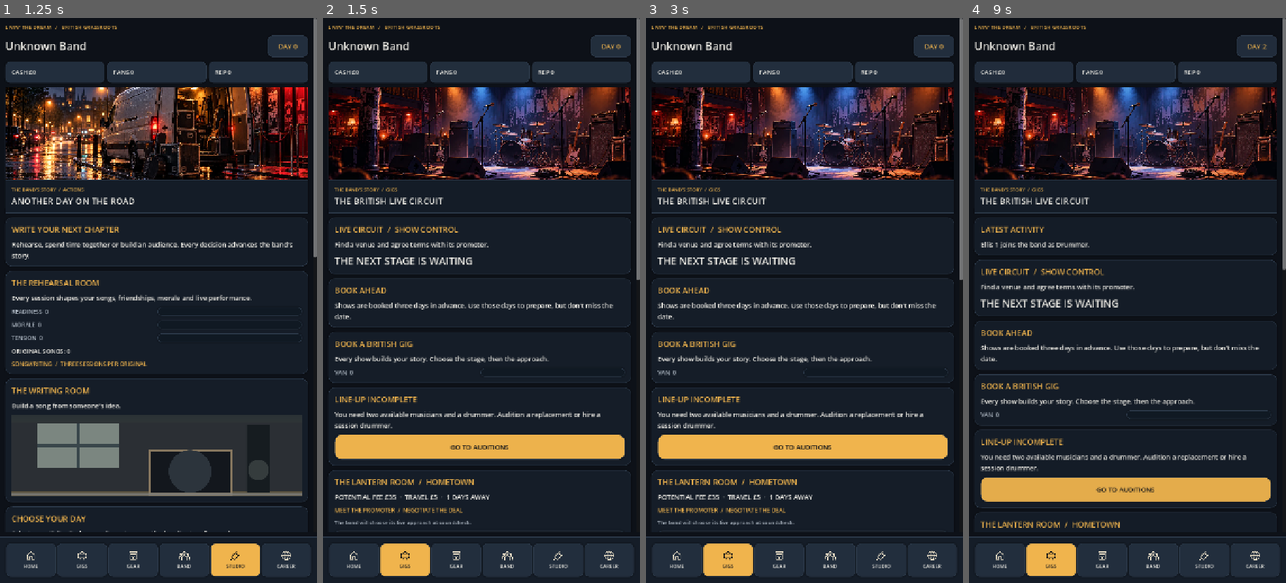
Above: before the commit, frames 1-4 (left to right).
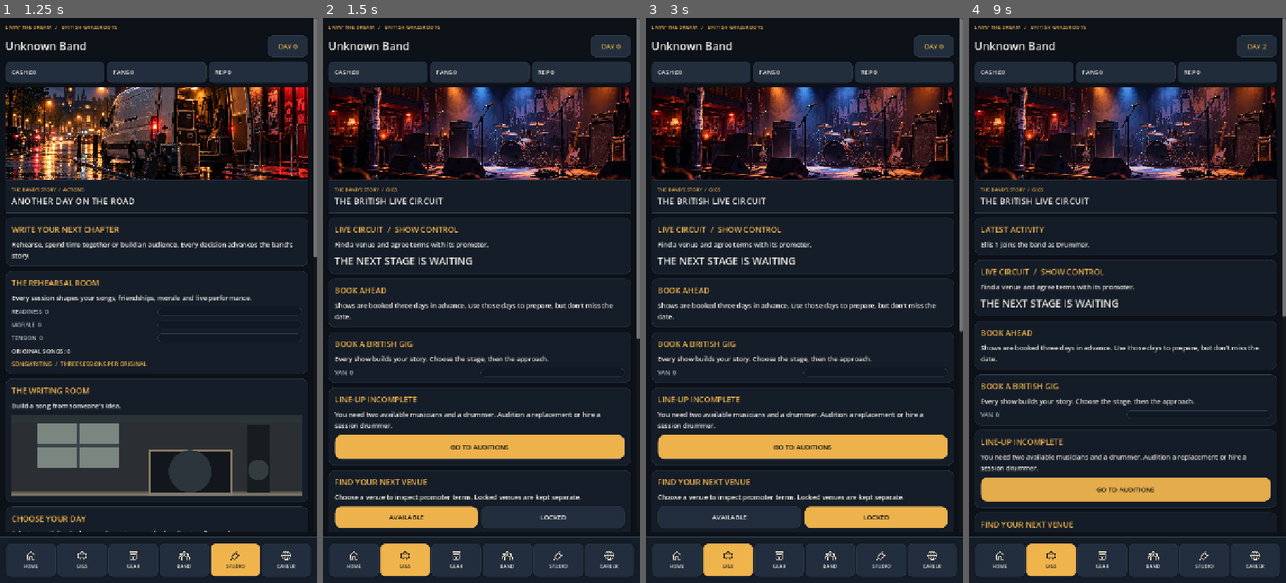
Above: after the commit, the same moments.

Repository: alimuir654-rgb/BandMaster
Game: Godot game, scene res://Scenes/CareerHub.tscn
The game is run twice, just before and just after one commit, with the same random seed, the same clock (stepped at 60 frames per second) and the same inputs. This scene is started directly instead of the project's main scene.
Inputs (mouse positions are in pixels of both pictures, inside the frame that each line leads up to):
- Up to frame 1 (1.25 s): click "WRITE TOGETHER ›" at 0.5 s
- Up to frame 2 (1.5 s): click "JAM" at 1.25 s
- Up to frame 3 (3 s): click (728, 515) at 2 s, where only the run after the commit has a clickable "AVAILABLE"; click (877, 515) at 2.75 s, where only the run after the commit has a clickable "LOCKED"
- Up to frame 4 (9 s): click "GO TO AUDITIONS" at 3.5 s; click "SIGN · £0" at 4.25 s; click "CONTINUE ›" at 5 s; click "SIGN · £0" at 5.75 s; click "CONTINUE ›" at 6.5 s; click (1000, 560) at 7.27 s; click "WRITE TOGETHER ›" at 8 s; click (1051, 560) at 8.77 s

Frame 1 is identical in both runs. In frame 2, 2.8% of the frame differs, in the area x 3-100%, y 46-91%; in frame 3, 3.2%; in frame 4, 0.5%.
Error before the commit: Invalid access to property or key 'band' on a base object of type 'Dictionary'. (res://Scripts/career_hub.gd:1078)
Error after the commit: Invalid access to property or key 'band' on a base object of type 'Dictionary'. (res://Scripts/career_hub.gd:1111)

Commit message:
Replace long gig venue list with focused browse-and-negotiate experience

Diff:
--- a/Scripts/career_hub.gd
+++ b/Scripts/career_hub.gd
@@ -8,6 +8,7 @@
 const Actions = preload("res://Scripts/career_actions.gd")
 const Opportunities = preload("res://Scripts/career_opportunities.gd")
 const Gigs = preload("res://Scripts/uk_gig_circuit.gd")
+const VenueBrowser = preload("res://Scripts/venue_browser.gd")
 const Calendar = preload("res://Scripts/gig_calendar.gd")
 const GigNight = preload("res://Scripts/gig_night_flow.gd")
 const LiveBrief = preload("res://Scripts/live_night_briefing.gd")
@@ -48,6 +49,8 @@
 var content: VBoxContainer
 var scrapbook_filter := "ALL"
 var action_view := "JAM"
+var gig_show_locked := false
+var gig_selected_venue := ""
 var dialogue_request: HTTPRequest
 var dialogue_busy := false
 var dialogue_serial := 0
@@ -472,31 +475,61 @@
   if available_count >= 1 and _num("cash") >= 25:
    _label(warning,"SESSION DRUMMER: £25 PER SHOW. PERFORMANCE QUALITY -8.",13,UI.MUTED)
 
- for venue in Gigs.VENUES:
-  var key: String = str(venue["id"])
-  var needed_fans := maxi(0,int(venue["min_fans"]) - _num("fans"))
-  var needed_rep := maxi(0,int(venue["min_rep"]) - _num("reputation"))
-  if needed_fans > 0 or needed_rep > 0:
-   var locked := _card(str(venue["venue"])+"  /  "+str(venue["city"]),"LOCKED  ·  Need %d fans and %d reputation" % [needed_fans,needed_rep])
-   _label(locked,"Build your following with local gigs and promotion.",13,UI.MUTED)
-   continue
-  var box := _card(str(venue["venue"])+"  /  "+str(venue["city"]),"POTENTIAL FEE £%d  ·  TRAVEL £%d  ·  %d DAYS AWAY" % [int(venue["fee"]),int(venue["travel"]),int(venue["days"])])
-  _label(box,"MEET THE PROMOTER  /  NEGOTIATE THE DEAL",13,UI.AMBER)
-  _label(box,"The band will choose its live approach at soundcheck.",12,UI.MUTED)
-  for offer_id in ["standard","guarantee","guestlist"]:
-   var proposal: String = offer_id
-   var terms: Dictionary = Promoter.OFFERS[proposal]
-   var choice := UI.button(str(terms["label"])+"  ›")
-   choice.custom_minimum_size.y = 54
-   choice.disabled = not booked.is_empty() or not line_up_ready
-   box.add_child(choice)
-   _label(box,str(terms["description"]),12,UI.MUTED)
-   choice.pressed.connect(func() -> void: _finish(Promoter.book(_state(),key,proposal)))
-  if not line_up_ready and available_count >= 1 and booked.is_empty():
-   var session := UI.button("BOOK WITH SESSION DRUMMER · £25",true)
-   session.disabled = _num("cash") < 25 or (key != "local" and _num("cash") < 25 + int(venue["travel"]))
-   box.add_child(session)
-   session.pressed.connect(func() -> void: _finish(Promoter.book(_state(),key,"standard",true)))
+ var venue_picker := _card("FIND YOUR NEXT VENUE","Choose a venue to inspect promoter terms. Locked venues are kept separate.")
+ var filter_row := HBoxContainer.new()
+ filter_row.add_theme_constant_override("separation",6)
+ venue_picker.add_child(filter_row)
+ for filter in [false,true]:
+  var locked_view: bool = filter
+  var filter_button := UI.button("AVAILABLE" if not locked_view else "LOCKED",gig_show_locked==locked_view)
+  filter_button.custom_minimum_size.y = 50
+  filter_row.add_child(filter_button)
+  filter_button.pressed.connect(func() -> void:
+   gig_show_locked = locked_view
+   gig_selected_venue = ""
+   _render()
+  )
+ var listed: Array = VenueBrowser.entries(_state(),gig_show_locked)
+ gig_selected_venue = VenueBrowser.pick(listed,gig_selected_venue)
+ if listed.is_empty():
+  _label(venue_picker,"No venues in this category yet.",14,UI.MUTED)
+ for entry in listed:
+  var venue_id := str(entry["id"])
+  var selected := gig_selected_venue == venue_id
+  var item := UI.button(("●  " if selected else "")+str(entry["title"])+"  /  "+str(entry["city"]),selected)
+  item.custom_minimum_size.y = 52
+  venue_picker.add_child(item)
+  item.pressed.connect(func() -> void:
+   gig_selected_venue = venue_id
+   _render()
+  )
+ if not gig_selected_venue.is_empty():
+  var selected_venue: Dictionary = Gigs.get_venue(gig_selected_venue)
+  if gig_show_locked:
+   for entry in listed:
+    if str(entry["id"])==gig_selected_venue:
+     var gate := _card("UNLOCK  /  "+str(entry["title"]),"Requirements to secure a future booking")
+     _label(gate,"%d MORE FANS  /  %d MORE REPUTATION" % [int(entry["missing_fans"]),int(entry["missing_rep"])],16,UI.AMBER)
+     _action(gate,"BUILD YOUR AUDIENCE  ›",func() -> void: _switch("SCENE"),true)
+     break
+  else:
+   var venue_key := gig_selected_venue
+   var box := _card(str(selected_venue["venue"])+"  /  "+str(selected_venue["city"]),"POTENTIAL FEE £%d  ·  TRAVEL £%d  ·  %d DAYS AWAY" % [int(selected_venue["fee"]),int(selected_venue["travel"]),int(selected_venue["days"])])
+   _label(box,"CHOOSE THE PROMOTER DEAL",13,UI.AMBER)
+   for offer_id in ["standard","guarantee","guestlist"]:
+    var proposal: String = offer_id
+    var terms: Dictionary = Promoter.OFFERS[proposal]
+    var choice := UI.button(str(terms["label"])+"  ›")
+    choice.custom_minimum_size.y = 54
+    choice.disabled = not booked.is_empty() or not line_up_ready
+    box.add_child(choice)
+    _label(box,str(terms["description"]),12,UI.MUTED)
+    choice.pressed.connect(func() -> void: _finish(Promoter.book(_state(),venue_key,proposal)))
+   if not line_up_ready and available_count >= 1 and booked.is_empty():
+    var session := UI.button("BOOK WITH SESSION DRUMMER · £25",true)
+    session.disabled = _num("cash") < 25 or (venue_key != "local" and _num("cash") < 25+int(selected_venue["travel"]))
+    box.add_child(session)
+    session.pressed.connect(func() -> void: _finish(Promoter.book(_state(),venue_key,"standard",true)))
  var repairs := _card("KEEP THE VAN MOVING","£45 restores 30 van condition. Hometown gigs are still available when cash is low.")
  _action(repairs,"REPAIR VAN — £45",_repair)
 
